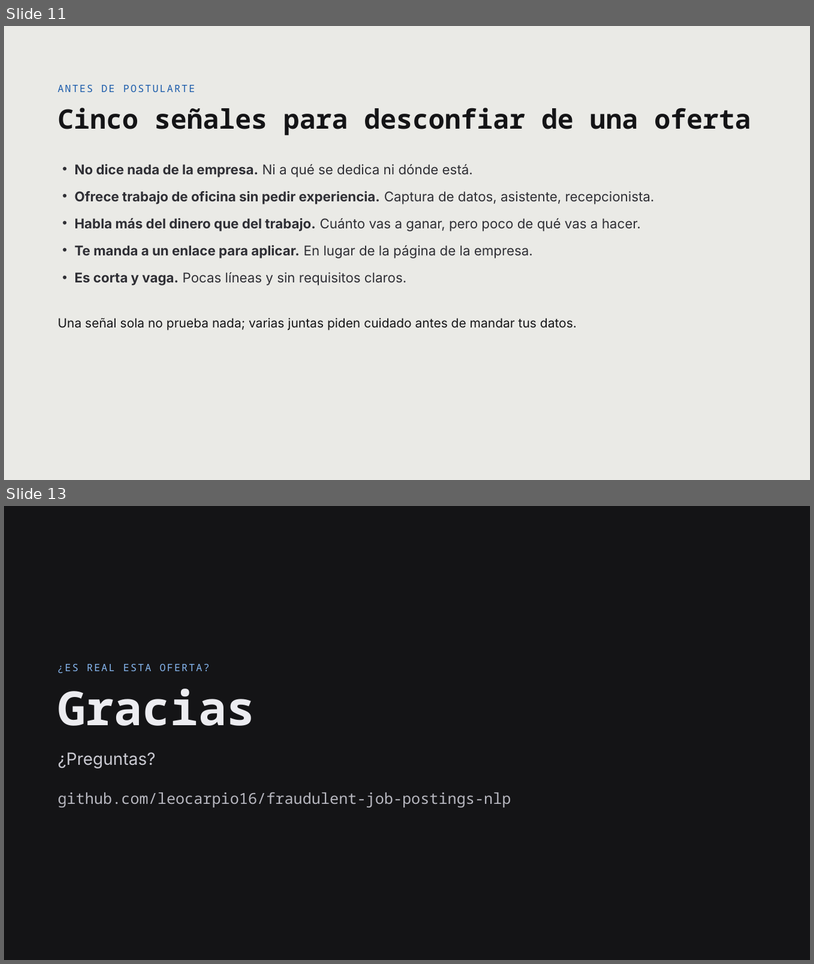
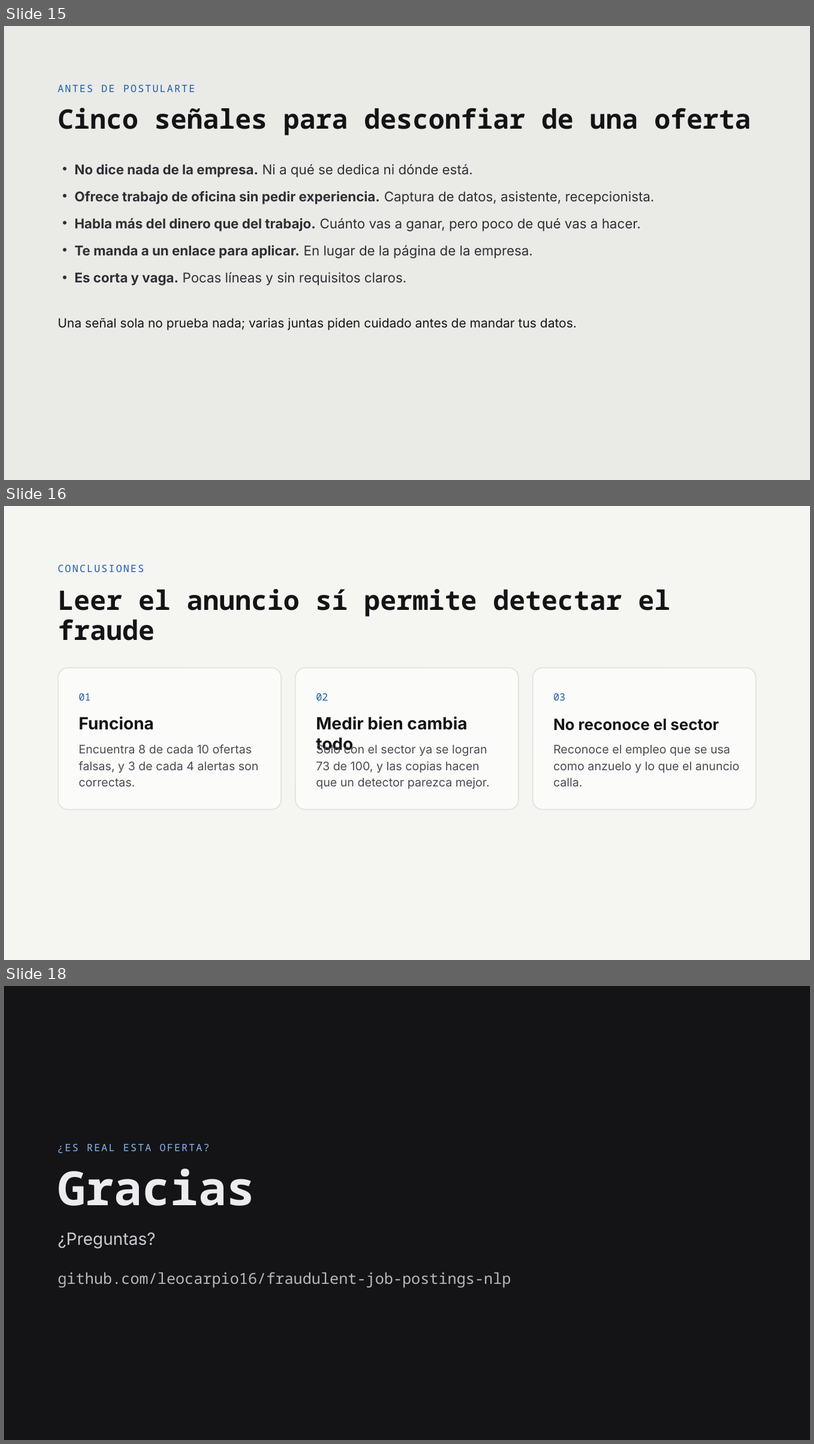
Before and after one commit to leocarpio16/fraudulent-job-postings-nlp, a slide deck: docs/presentacion.pptx. Shown one above the other, each under a label of ours: slides 11 and 13 before the commit, slides 15, 16 and 18 after it; the slides between them are not shown. The pictures are 814x964 and 814x1444 pixels, drawn with LibreOffice and Linux fonts; fonts in the diff are those of the drawing. Boxes give left, top, right and bottom in pixels: in the first picture for what was removed or moved away, otherwise in the second. Text is boxed around its words. In the diff, an @@ line names an element or a change of style, - is before the commit and + after.

```diff
--- a/docs/presentacion.pptx
+++ b/docs/presentacion.pptx
@@ slide 16 added at [4,506,810,960], background #F5F5F2 @@
@@ text added at [58,565,144,572], 12 pt, text #1C5CAB @@
+CONCLUSIONES
@@ title added at [58,589,671,640], 32 pt, text #141416, bold @@
+Leer el anuncio sí permite detectar el fraude
@@ rounded rectangle added at [59,667,282,809], fill #FBFBF9, outline #DEDED9 1 pt @@
@@ rounded rectangle added at [296,667,519,809], fill #FBFBF9, outline #DEDED9 1 pt @@
@@ rounded rectangle added at [533,667,756,809], fill #FBFBF9, outline #DEDED9 1 pt @@
@@ text added at [79,693,91,700], 12 pt, text #1C5CAB @@
+01
@@ text added at [316,693,328,700], 12 pt, text #1C5CAB @@
+02
@@ text added at [554,693,566,700], 12 pt, text #1C5CAB @@
+03
@@ text added at [79,716,154,730], 20 pt, text #141416, bold @@
+Funciona
@@ text added at [316,716,467,753], 20 pt, text #141416, bold @@
+Medir bien cambia todo
@@ text added at [554,718,719,730], 18.5 pt, text #141416, bold @@
+No reconoce el sector
@@ text added at [79,744,259,786], 14 pt, text #4A4A52 @@
+Encuentra 8 de cada 10 ofertas falsas, y 3 de cada 4 alertas son correctas.
@@ text added at [316,744,490,789], 14 pt, text #4A4A52 @@
+Solo con el sector ya se logran 73 de 100, y las copias hacen que un detector parezca mejor.
@@ text added at [554,744,740,786], 14 pt, text #4A4A52 @@
+Reconoce el empleo que se usa como anzuelo y lo que el anuncio calla.
@@ what was slide 11 is now slide 15 @@
@@ what was slide 13 is now slide 18 @@
```
Also in this commit, not shown: 2 slides changed, 4 other slides added, 1 other file.
